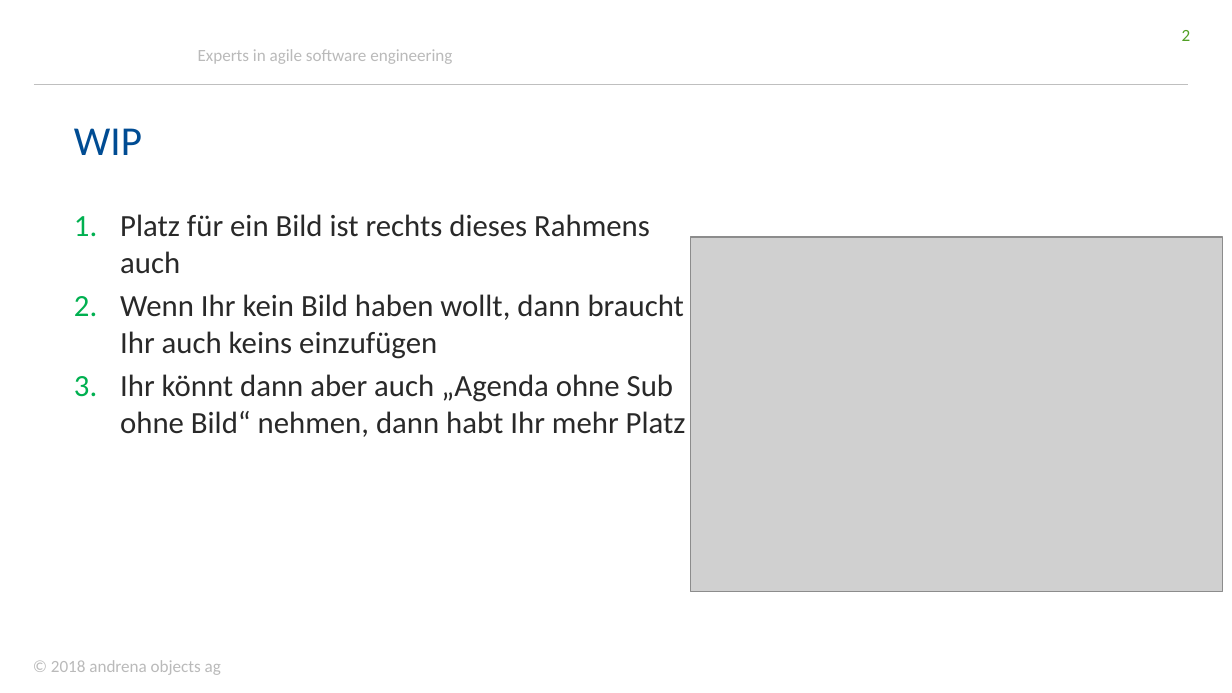
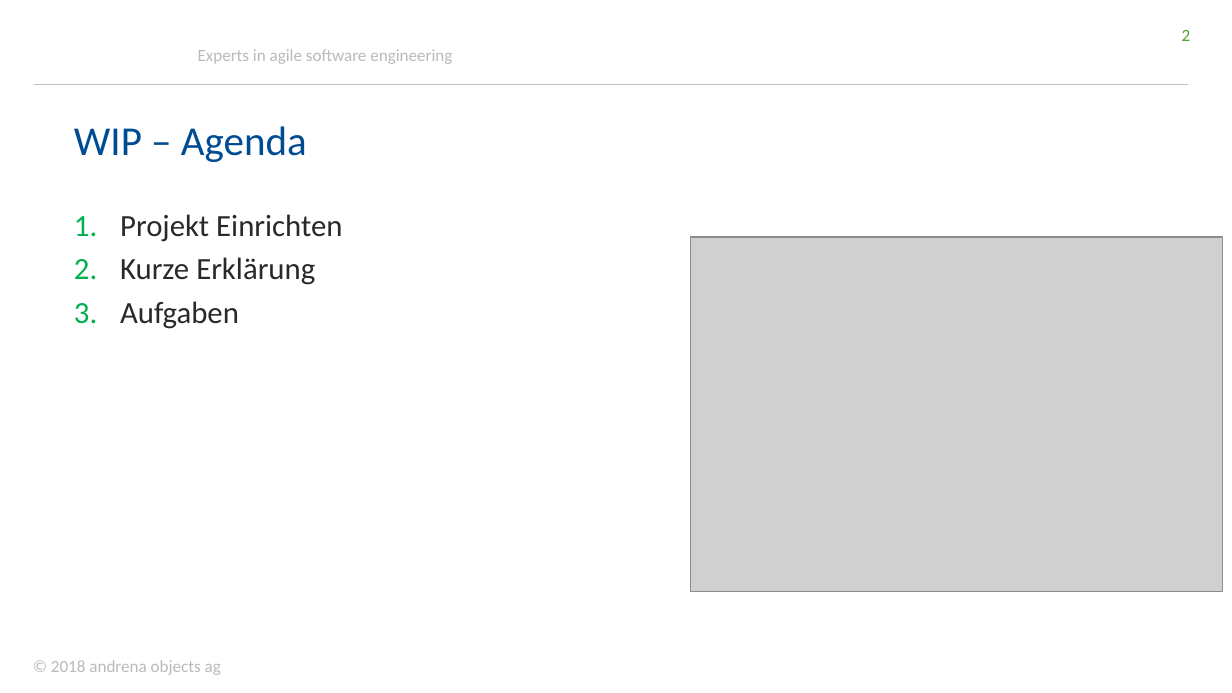
Before and after one commit to andrena/junit5-workshop-et-ka-2018, a slide deck: slide 2 of files/Folien.pptx. Drawn at 1232x693 pixels with LibreOffice and Linux fonts; fonts in the diff are those of the drawing; grey boxes stand for pictures; background and template pictures are left out. Boxes give left, top, right and bottom in pixels: in the first picture for what was removed or moved away, otherwise in the second. Text is boxed around its words. In the diff, an @@ line names an element or a change of style, - is before the commit and + after.

```diff
--- a/files/Folien.pptx
+++ b/files/Folien.pptx
@@ title at (74,126,307,162): text changed @@
-WIP
+WIP – Agenda
@@ text at (120,214,342,329): text changed @@
-1. Platz für ein Bild ist rechts dieses Rahmens auch
-2. Wenn Ihr kein Bild haben wollt, dann braucht Ihr auch keins einzufügen
-3. Ihr könnt dann aber auch „Agenda ohne Sub ohne Bild“ nehmen, dann habt Ihr mehr Platz
+1. Projekt Einrichten
+2. Kurze Erklärung
+3. Aufgaben
```
Also in this commit, not shown: 3 other slides changed.
